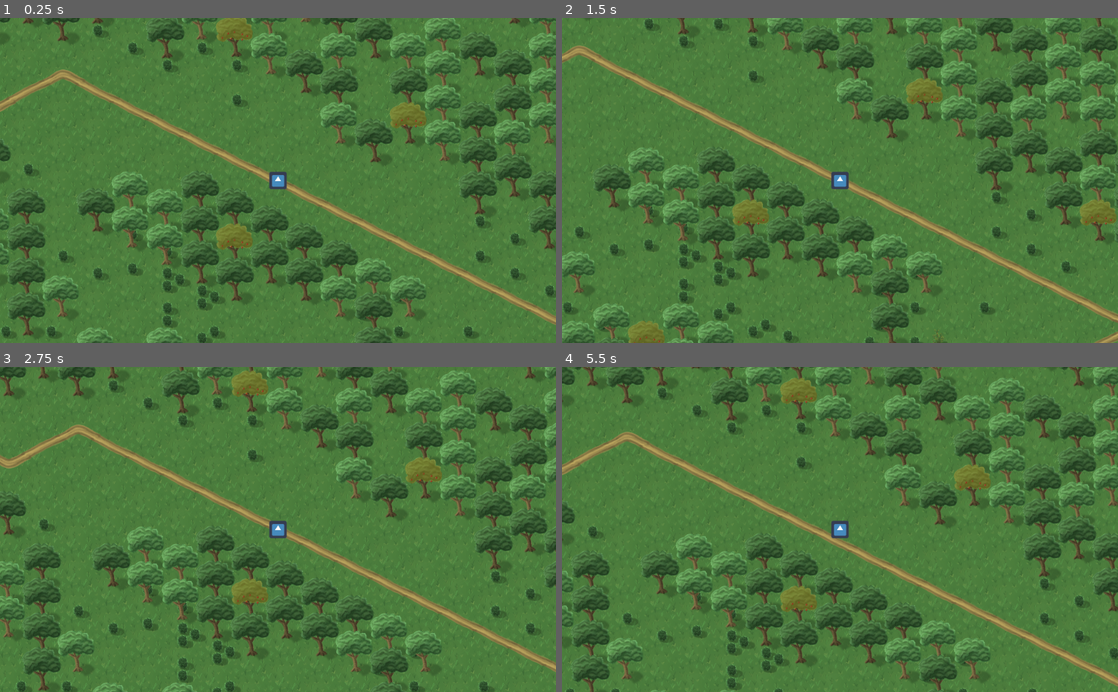
Above: before the commit, frames 1-4 (two rows, left to right).
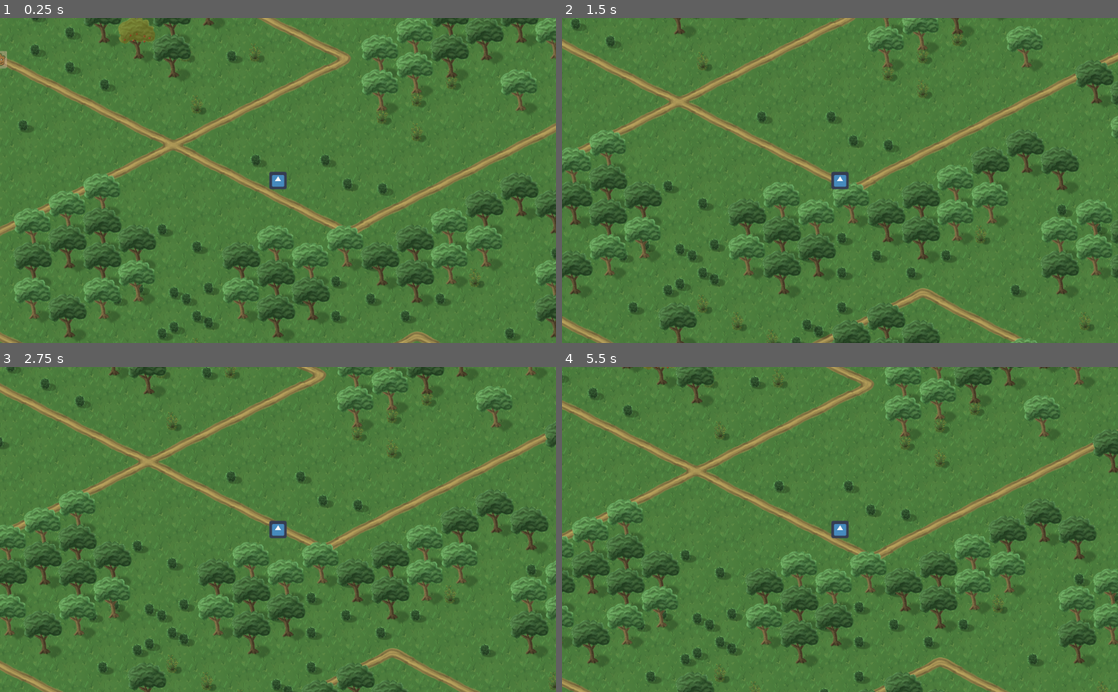
Above: after the commit, the same moments.

Repository: drxwat/goblins-game-gd
Game: Godot game, scene res://global_map.tscn
Same seed, same stepped clock (60 frames per second), same inputs: the game is played once before the commit and once after it. The engine's default icon, where the game draws it, is replaced by a stand-in: a white triangle on a blue panel in a dark square.
Inputs (mouse positions are in pixels of both pictures, inside the frame that each line leads up to):
- Up to frame 1 (0.25 s): no input
- Up to frame 2 (1.5 s): move the mouse to (962, 164) at 0.52 s; click (962, 164) at 0.67 s; move the mouse to (728, 196) at 1.27 s; click (728, 196) at 1.42 s
- Up to frame 3 (2.75 s): move the mouse to (333, 458) at 2.02 s; click (333, 458) at 2.17 s
- Up to frame 4 (5.5 s): move the mouse to (812, 594) at 2.77 s; click (812, 594) at 2.92 s; move the mouse to (1006, 578) at 3.52 s; click (1006, 578) at 3.67 s; move the mouse to (673, 480) at 4.27 s; click (673, 480) at 4.42 s; move the mouse to (867, 529) at 5.02 s; click (867, 529) at 5.17 s

The runs differ from the first frame. In frame 1, 36% of the frame differs, in the area x 0-100%, y 0-100%; in frame 2, 31%; in frame 3, 31%; in frame 4, 28%.
Error in both runs: Trying to assign value of type 'Node2D' to a variable of type 'TileMap'. (res://scripts/root.gd:5)

Commit message:
units scene inher

Diff:
--- a/global_map.tscn
+++ b/global_map.tscn
@@ -98,9 +98,7 @@
 [node name="Units" type="Node2D" parent="."]
 
 [node name="Enemy" parent="Units" instance=ExtResource( 11 )]
-position = Vector2( -2986.41, -1184.15 )
-base_speed = 600.0
+position = Vector2( -1029.22, -446.716 )
 _aim_node_path = NodePath("../../Player")
 
 [node name="Player" parent="." instance=ExtResource( 4 )]
-position = Vector2( -1639.73, -760.789 )
--- a/scene_objects/Enemy.tscn
+++ b/scene_objects/Enemy.tscn
@@ -1,7 +1,8 @@
-[gd_scene load_steps=5 format=2]
+[gd_scene load_steps=6 format=2]
 
 [ext_resource path="res://unit_icon.png" type="Texture" id=1]
 [ext_resource path="res://scripts/units/enemy.gd" type="Script" id=2]
+[ext_resource path="res://scene_objects/Unit.tscn" type="PackedScene" id=3]
 
 [sub_resource type="CircleShape2D" id=1]
 radius = 350.0
@@ -9,24 +10,25 @@
 [sub_resource type="CircleShape2D" id=2]
 radius = 1000.0
 
-[node name="Enemy" type="Node2D"]
+[node name="Enemy" instance=ExtResource( 3 )]
 script = ExtResource( 2 )
+base_speed = 600.0
 
-[node name="Sprite" type="Sprite" parent="."]
+[node name="Sprite" parent="." index="0"]
 texture = ExtResource( 1 )
 
-[node name="Tween" type="Tween" parent="."]
+[node name="Tween" type="Tween" parent="." index="2"]
 
-[node name="GuardArea" type="Area2D" parent="."]
+[node name="GuardArea" type="Area2D" parent="." index="3"]
 collision_layer = 2
 
-[node name="CollisionShape2D" type="CollisionShape2D" parent="GuardArea"]
+[node name="CollisionShape2D" type="CollisionShape2D" parent="GuardArea" index="0"]
 shape = SubResource( 1 )
 
-[node name="VisibilityArea" type="Area2D" parent="."]
+[node name="VisibilityArea" type="Area2D" parent="." index="4"]
 collision_layer = 2
 
-[node name="CollisionShape2D" type="CollisionShape2D" parent="VisibilityArea"]
+[node name="CollisionShape2D" type="CollisionShape2D" parent="VisibilityArea" index="0"]
 shape = SubResource( 2 )
 [connection signal="body_shape_entered" from="GuardArea" to="." method="_on_GuardArea_body_shape_entered"]
 [connection signal="body_shape_exited" from="GuardArea" to="." method="_on_GuardArea_body_shape_exited"]
--- a/scene_objects/Player.tscn
+++ b/scene_objects/Player.tscn
@@ -1,24 +1,20 @@
 [gd_scene load_steps=4 format=2]
 
 [ext_resource path="res://scripts/units/player.gd" type="Script" id=1]
-[ext_resource path="res://icon.png" type="Texture" id=2]
+[ext_resource path="res://scene_objects/Unit.tscn" type="PackedScene" id=2]
 
 [sub_resource type="CircleShape2D" id=1]
 radius = 35.0
 
-[node name="Player" type="Node2D"]
-position = Vector2( -3514.47, -1330.27 )
+[node name="Player" instance=ExtResource( 2 )]
 script = ExtResource( 1 )
 
-[node name="Sprite" type="Sprite" parent="."]
-texture = ExtResource( 2 )
-
-[node name="Camera2D" type="Camera2D" parent="."]
+[node name="Camera2D" type="Camera2D" parent="." index="2"]
 current = true
 zoom = Vector2( 2, 2 )
 
-[node name="KinematicBody2D" type="KinematicBody2D" parent="."]
+[node name="KinematicBody2D" type="KinematicBody2D" parent="." index="3"]
 collision_mask = 2
 
-[node name="CollisionShape2D" type="CollisionShape2D" parent="KinematicBody2D"]
+[node name="CollisionShape2D" type="CollisionShape2D" parent="KinematicBody2D" index="0"]
 shape = SubResource( 1 )
--- /dev/null
+++ b/scene_objects/Unit.tscn
@@ -0,0 +1,12 @@
+[gd_scene load_steps=3 format=2]
+
+[ext_resource path="res://scripts/units/unit.gd" type="Script" id=1]
+[ext_resource path="res://icon.png" type="Texture" id=2]
+
+[node name="Unit" type="Node2D"]
+script = ExtResource( 1 )
+
+[node name="Sprite" type="Sprite" parent="."]
+texture = ExtResource( 2 )
+
+[node name="Line2D" type="Line2D" parent="."]
